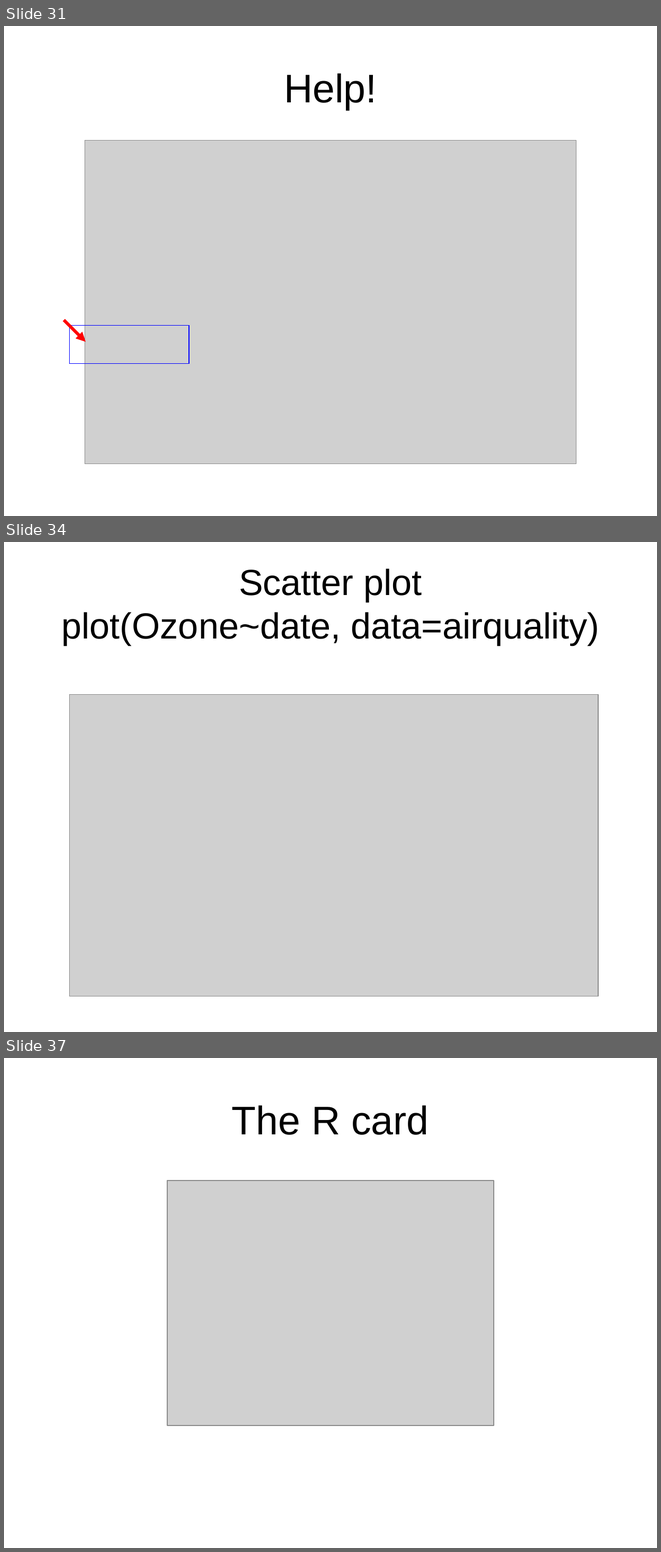
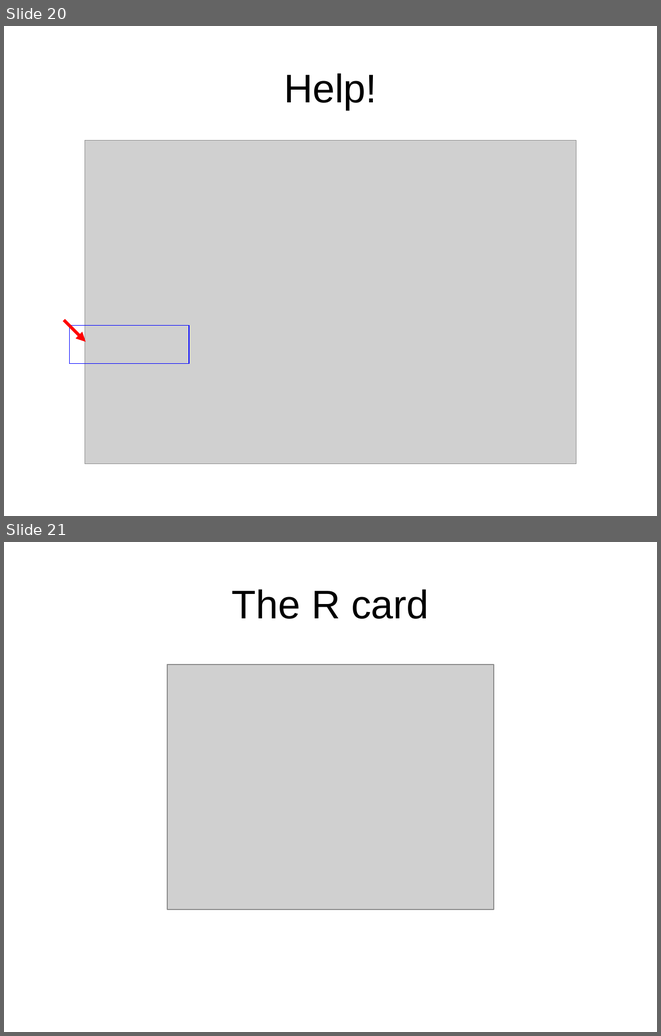
Before and after one commit to hongqin/R-workshop-GAS14, a slide deck: 1.Introduction_to_R/Learning_R_by_metricExample.ppt. Shown one above the other, each under a label of ours: slides 31, 34 and 37 before the commit, slides 20 and 21 after it; the slides between them are not shown. The pictures are 661x1552 and 661x1036 pixels, drawn with LibreOffice and Linux fonts; fonts in the diff are those of the drawing; grey boxes stand for pictures. Boxes give left, top, right and bottom in pixels: in the first picture for what was removed or moved away, otherwise in the second. Text is boxed around its words. In the diff, an @@ line names an element or a change of style, - is before the commit and + after.

```diff
--- a/1.Introduction_to_R/Learning_R_by_metricExample.ppt
+++ b/1.Introduction_to_R/Learning_R_by_metricExample.ppt
@@ slide 34 removed at (x1=4, y1=542, x2=657, y2=1032), background #FFFFFF @@
@@ title removed at (x1=62, y1=568, x2=599, y2=645) @@
-Scatter plot
-plot(Ozone~date, data=airquality)
@@ picture removed at (x1=69, y1=694, x2=598, y2=996) @@
@@ what was slide 31 is now slide 20 @@
@@ what was slide 37 is now slide 21 @@
```
Also in this commit, not shown: 1 slide changed, 5 slides added, 20 other slides removed, 3 other files.
